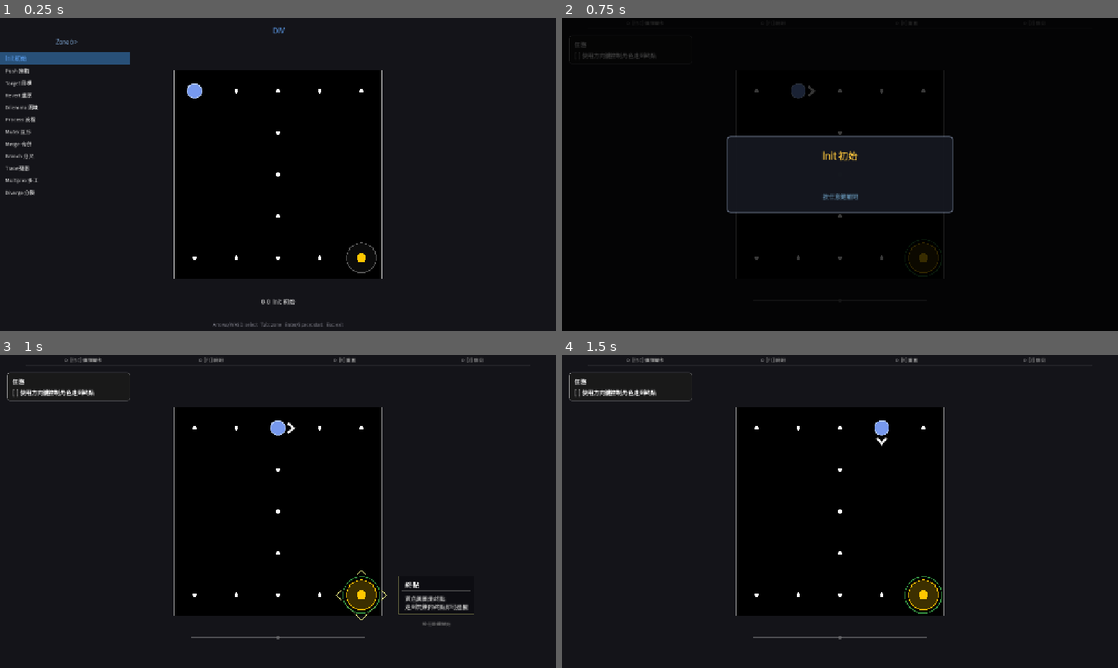
Above: before the commit, frames 1-4 (two rows, left to right).
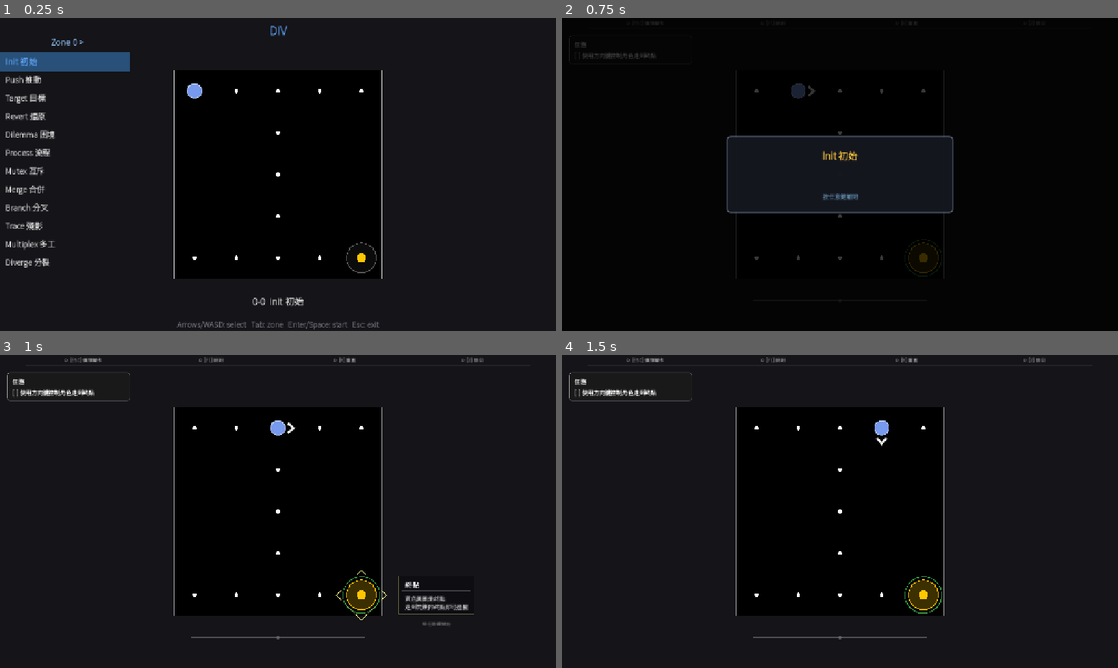
Above: after the commit, the same moments.

Repository: Periodev/DIV
Game: Godot game, scene res://scenes/main.tscn
Same seed, same stepped clock (60 frames per second), same inputs: the game is played once before the commit and once after it.
Inputs:
- Up to frame 1 (0.25 s): no input
- Up to frame 2 (0.75 s): tap Enter at 0.5, 0.6 s; hold D from 0.53 s (still down)
- Up to frame 3 (1 s): keep holding D; tap Space at 0.77 s; tap Keypad Enter at 0.8 s
- Up to frame 4 (1.5 s): tap Space at 1.07 s; release D at 1.28 s; hold S from 1.28 s (still down); tap Keypad Enter at 1.35 s

The runs differ from the first frame. In frame 1, 2.8% of the frame differs, in the area x 0-69%, y 2-100%; in frame 2, nothing differs; in frame 3, nothing differs; in frame 4, nothing differs.

Commit message:
LevelSelect: scale all font sizes 1.5x, ITEM_H 28→42
Co-Authored-By: Claude Sonnet 4.6 <noreply@anthropic.com>

Diff:
--- a/godot/scripts/LevelSelect.gd
+++ b/godot/scripts/LevelSelect.gd
@@ -10,7 +10,7 @@
 const ZONE_HDR_CY := 56.0
 const HDIVIDE_Y := 72.0
 const LIST_TOP := 80.0
-const ITEM_H := 28.0
+const ITEM_H := 42.0
 const FOOTER_CY := 706.0
 
 const PREVIEW_X := 400.0
@@ -89,17 +89,17 @@
 	draw_rect(Rect2(0, 0, w, h), BG_C)
 	draw_line(Vector2(LEFT_W, 0), Vector2(LEFT_W, h), DIV_C, 1.0)
 
-	_draw_text_td("DIV", w * 0.5, TITLE_CY, TITLE_C, 18, HORIZONTAL_ALIGNMENT_CENTER, true)
+	_draw_text_td("DIV", w * 0.5, TITLE_CY, TITLE_C, 27, HORIZONTAL_ALIGNMENT_CENTER, true)
 	_draw_panel()
 
 	var footer: String = "Arrows/WASD: select   Tab: zone   Enter/Space: start   Esc: exit"
-	_draw_text_td(footer, w * 0.5, FOOTER_CY, MUTED_C, 11, HORIZONTAL_ALIGNMENT_CENTER, true)
+	_draw_text_td(footer, w * 0.5, FOOTER_CY, MUTED_C, 17, HORIZONTAL_ALIGNMENT_CENTER, true)
 	_draw_preview_label()
 
 
 func _draw_panel() -> void:
 	if levels.is_empty() or sorted_worlds.is_empty():
-		_draw_text_td("No levels found", LEFT_W * 0.5, LIST_TOP, Color8(255, 120, 120), 14, HORIZONTAL_ALIGNMENT_CENTER)
+		_draw_text_td("No levels found", LEFT_W * 0.5, LIST_TOP, Color8(255, 120, 120), 21, HORIZONTAL_ALIGNMENT_CENTER)
 		return
 	var gd = _get_game_data()
 
@@ -107,7 +107,7 @@
 	var world_text: String = "Zone %d" % world
 	var prefix: String = "< " if current_zone > 0 else "  "
 	var suffix: String = " >" if current_zone < sorted_worlds.size() - 1 else "  "
-	_draw_text_td(prefix + world_text + suffix, LEFT_W * 0.5, ZONE_HDR_CY, ZONE_C, 13, HORIZONTAL_ALIGNMENT_CENTER, true)
+	_draw_text_td(prefix + world_text + suffix, LEFT_W * 0.5, ZONE_HDR_CY, ZONE_C, 20, HORIZONTAL_ALIGNMENT_CENTER, true)
 
 	draw_line(Vector2(0, HDIVIDE_Y), Vector2(LEFT_W, HDIVIDE_Y), DIV_C, 1.0)
 
@@ -125,12 +125,12 @@
 		var level_id: String = str(level.get("id", ""))
 		var x: float = LPAD
 		if gd != null and gd.is_level_played(level_id):
-			_draw_text_td("Done", x, item_cy, DONE_C, 10, HORIZONTAL_ALIGNMENT_LEFT, true)
-			x += 38.0
+			_draw_text_td("Done", x, item_cy, DONE_C, 15, HORIZONTAL_ALIGNMENT_LEFT, true)
+			x += 57.0
 
 		var name_text: String = str(level.get("name", "Level %d" % idx))
 		var name_color: Color = SEL_TEXT_C if selected else TEXT_C
-		var name_size: int = 13 if selected else 12
+		var name_size: int = 20 if selected else 18
 		_draw_text_td(name_text, x, item_cy, name_color, name_size, HORIZONTAL_ALIGNMENT_LEFT, true)
 
 
@@ -151,7 +151,7 @@
 		PREVIEW_X + grid_px * 0.5,
 		label_y,
 		TEXT_C,
-		14,
+		21,
 		HORIZONTAL_ALIGNMENT_CENTER,
 		true
 	)
